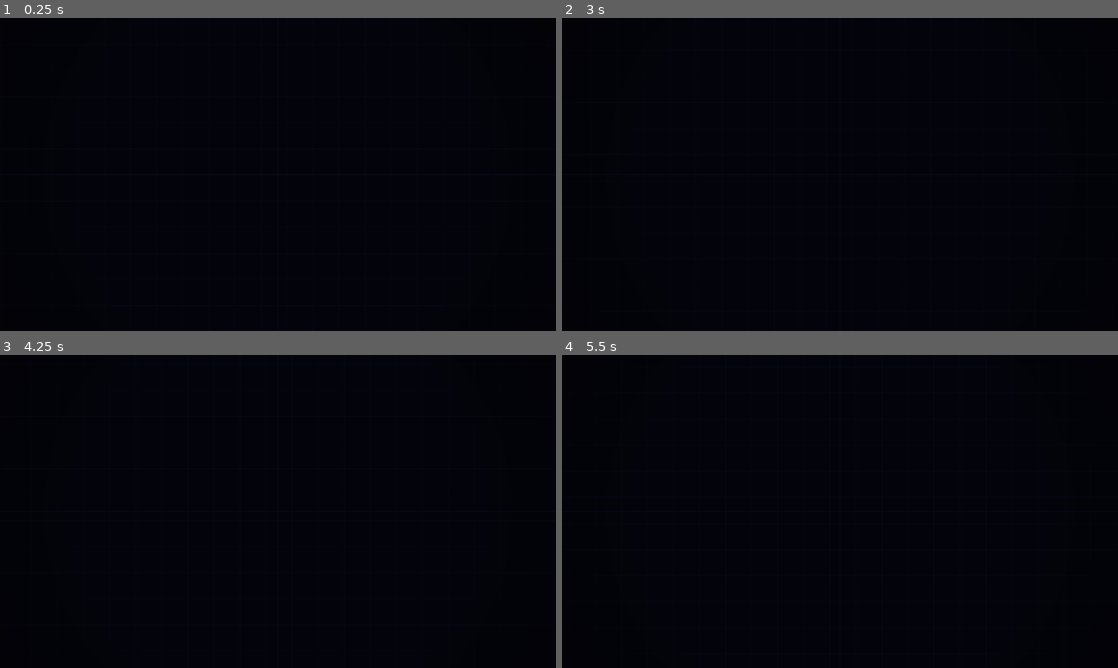
Above: before the commit, frames 1-4 (two rows, left to right).
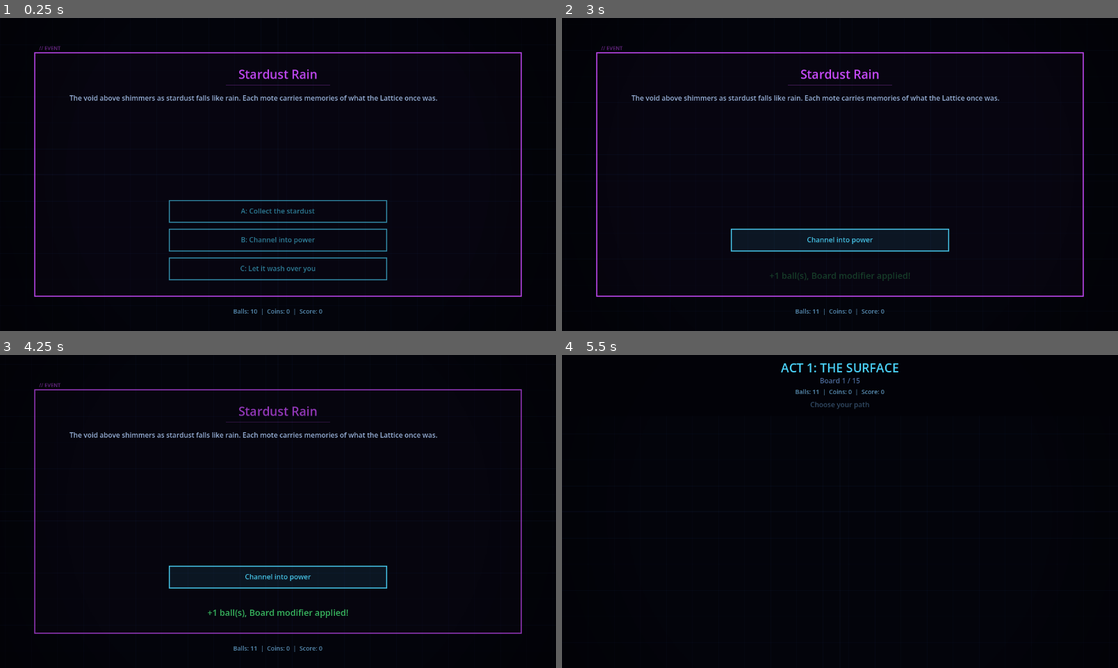
Above: after the commit, the same moments.

Repository: heliacode/poggles
Game: Godot game, scene res://scenes/event_screen.tscn
Same seed, same stepped clock (60 frames per second), same inputs: the game is played once before the commit and once after it. This scene is started directly instead of the project's main scene.
Inputs (mouse positions are in pixels of both pictures, inside the frame that each line leads up to):
- Up to frame 1 (0.25 s): no input
- Up to frame 2 (3 s): tap Enter at 0.5, 0.6, 1.35, 2, 2.1, 2.85 s; move the mouse to (962, 158) at 0.52 s; hold Right 0.53-1.28 s; click (962, 158) at 0.67 s; tap Space at 0.77, 1.25, 1.52, 2.75 s; move the mouse to (728, 190) at 1.27 s; hold Left 1.28-2.03 s; move the mouse to (895, 105) at 2.02 s; hold Right from 2.03 s (still down); move the mouse to (812, 237) at 2.77 s; click (812, 237) at 2.92 s
- Up to frame 3 (4.25 s): tap Space at 3.02, 3.77 s; tap Enter at 3.5, 3.6 s; move the mouse to (444, 558) at 3.52 s; release Right at 3.53 s; hold Left from 3.53 s (still down)
- Up to frame 4 (5.5 s): keep holding Left; tap Space at 4.25, 4.52 s; move the mouse to (673, 464) at 4.27 s; tap Enter at 4.35, 5.1 s; move the mouse to (867, 511) at 5.02 s; click (867, 511) at 5.17 s

The runs differ from the first frame. In frame 1, 3.6% of the frame differs, in the area x 6-94%, y 8-95%; in frame 2, 2.9%; in frame 3, 3.0%; in frame 4, 0.5%.
Error before the commit: Parse Error: Cannot infer the type of "text" variable because the value doesn't have a set type. (res://scripts/event_screen.gd:260)

Commit message:
Fix second type inference error in event_screen.gd line 260
Co-Authored-By: Claude Opus 4.6 <noreply@anthropic.com>

Diff:
--- a/scripts/event_screen.gd
+++ b/scripts/event_screen.gd
@@ -257,7 +257,7 @@
 			draw_rect(rect, Color(CHOICE_COLOR.r, CHOICE_COLOR.g, CHOICE_COLOR.b, 0.08), true)
 			_draw_neon_border(rect, CHOICE_COLOR, 0.9)
 			var choice: Dictionary = _event.choices[_chosen_index]
-			var text := _event.choices[_chosen_index]["text"]
+			var text: String = _event.choices[_chosen_index]["text"]
 			var text_size := font.get_string_size(text, HORIZONTAL_ALIGNMENT_LEFT, -1, 16)
 			var text_pos := Vector2(
 				rect.position.x + (rect.size.x - text_size.x) / 2.0,
